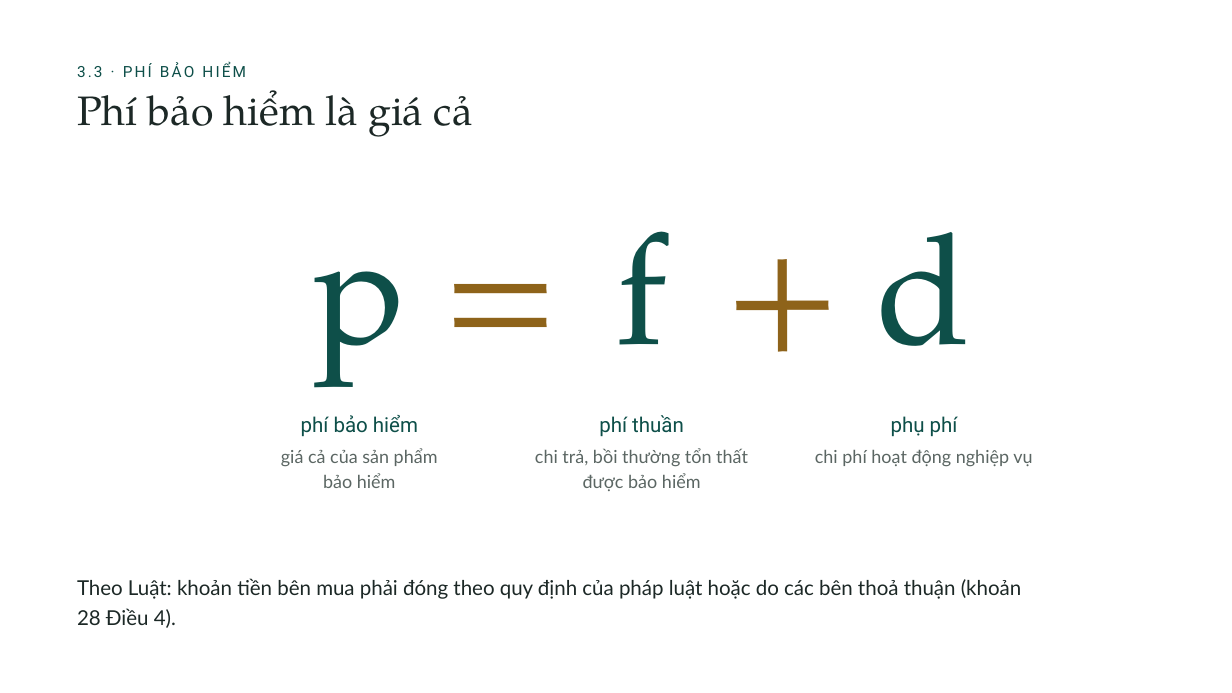
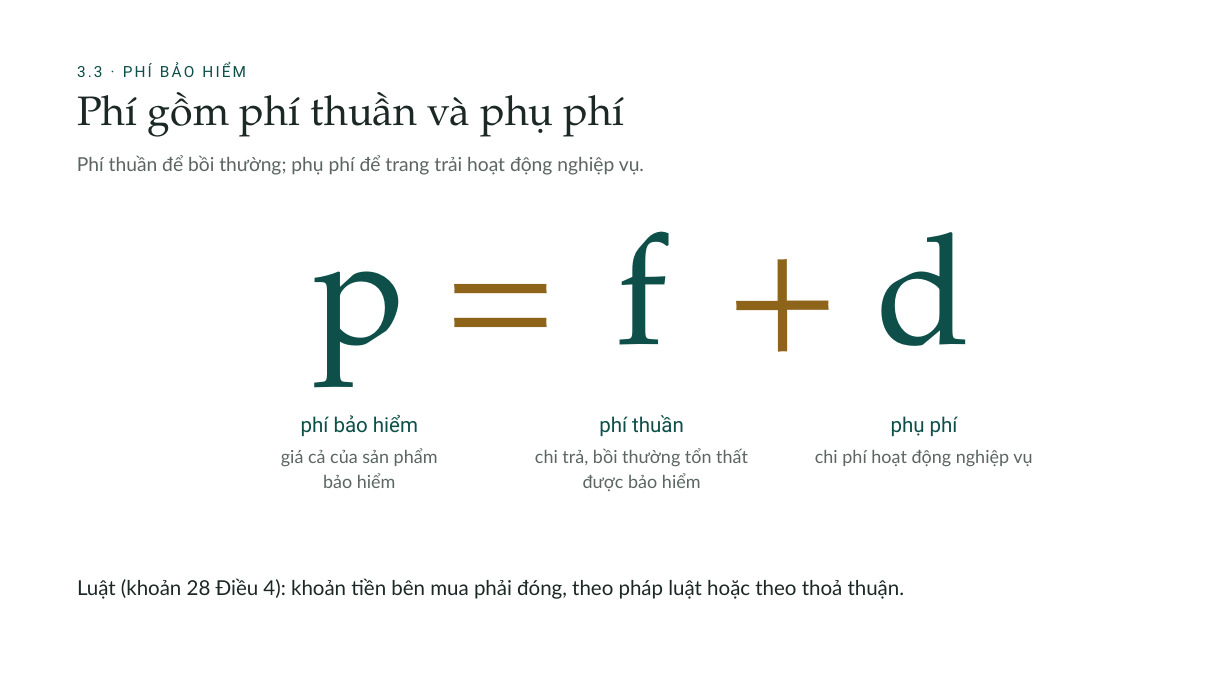
Before and after one commit to tranquanghaofake-dotcom/Law, a slide deck: slide 27 of docs/bai/ch3-bao-hiem-thuong-mai/bao-hiem-thuong-mai.pptx. Drawn at 1232x693 pixels with LibreOffice and Linux fonts; fonts in the diff are those of the drawing; background and template pictures are left out. Boxes give left, top, right and bottom in pixels: in the first picture for what was removed or moved away, otherwise in the second. Text is boxed around its words. In the diff, an @@ line names an element or a change of style, - is before the commit and + after.

```diff
--- a/docs/bai/ch3-bao-hiem-thuong-mai/bao-hiem-thuong-mai.pptx
+++ b/docs/bai/ch3-bao-hiem-thuong-mai/bao-hiem-thuong-mai.pptx
@@ title removed at [77,90,473,137] @@
-Phí bảo hiểm là giá cả
@@ title added at [77,92,624,137], 32 pt, text #1C2826 @@
+Phí gồm phí thuần và phụ phí
@@ text added at [77,155,644,175], 15 pt, text #5B6663 @@
+Phí thuần để bồi thường; phụ phí để trang trải hoạt động nghiệp vụ.
@@ text at [77,578,905,599]: text changed @@
-Theo Luật: khoản tiền bên mua phải đóng theo quy định của pháp luật hoặc do các bên thoả thuận (khoản
-28 Điều 4).
+Luật (khoản 28 Điều 4): khoản tiền bên mua phải đóng, theo pháp luật hoặc theo thoả thuận.
```
Also in this commit, not shown: 30 other slides changed, 18 other files.
